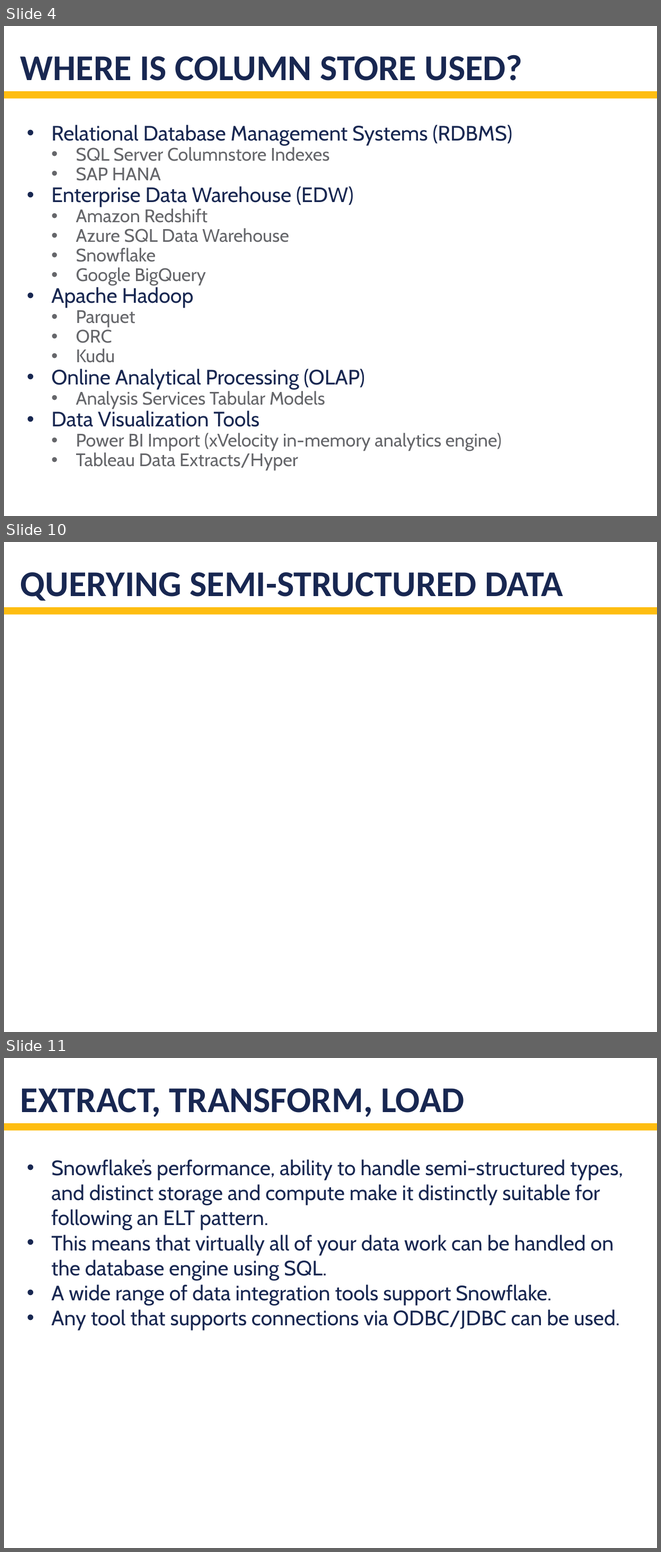
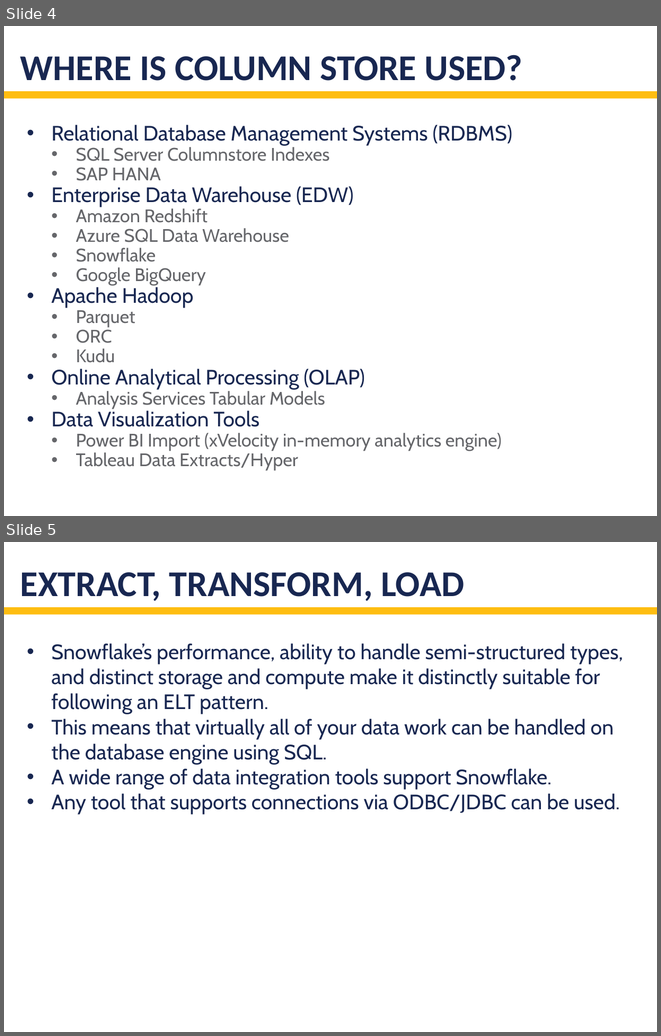
Before and after one commit to ryan-schofield/eba-snowflake, a slide deck: docs/Row store vs column store.pptx. Shown one above the other, each under a label of ours: slides 4, 10 and 11 before the commit, slides 4 and 5 after it; the slides between them are not shown. The pictures are 661x1552 and 661x1036 pixels, drawn with LibreOffice and Linux fonts; fonts in the diff are those of the drawing. Boxes give left, top, right and bottom in pixels: in the first picture for what was removed or moved away, otherwise in the second. Text is boxed around its words. In the diff, an @@ line names an element or a change of style, - is before the commit and + after.

```diff
--- a/docs/Row store vs column store.pptx
+++ b/docs/Row store vs column store.pptx
@@ slide 10 removed at (4,542,657,1032), background #FFFFFF; not listed: 1 template element that a slide beside it also shows @@
@@ title removed at (20,572,563,601) @@
-QUERYING SEMI-STRUCTURED DATA
@@ what was slide 11 is now slide 5 @@
```
Also in this commit, not shown: 16 other slides removed.
